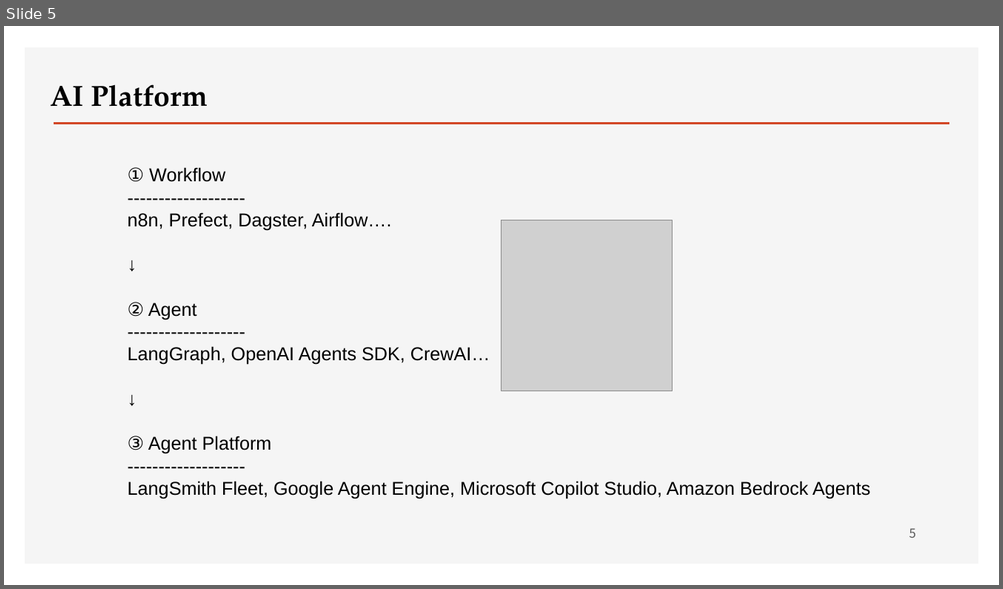
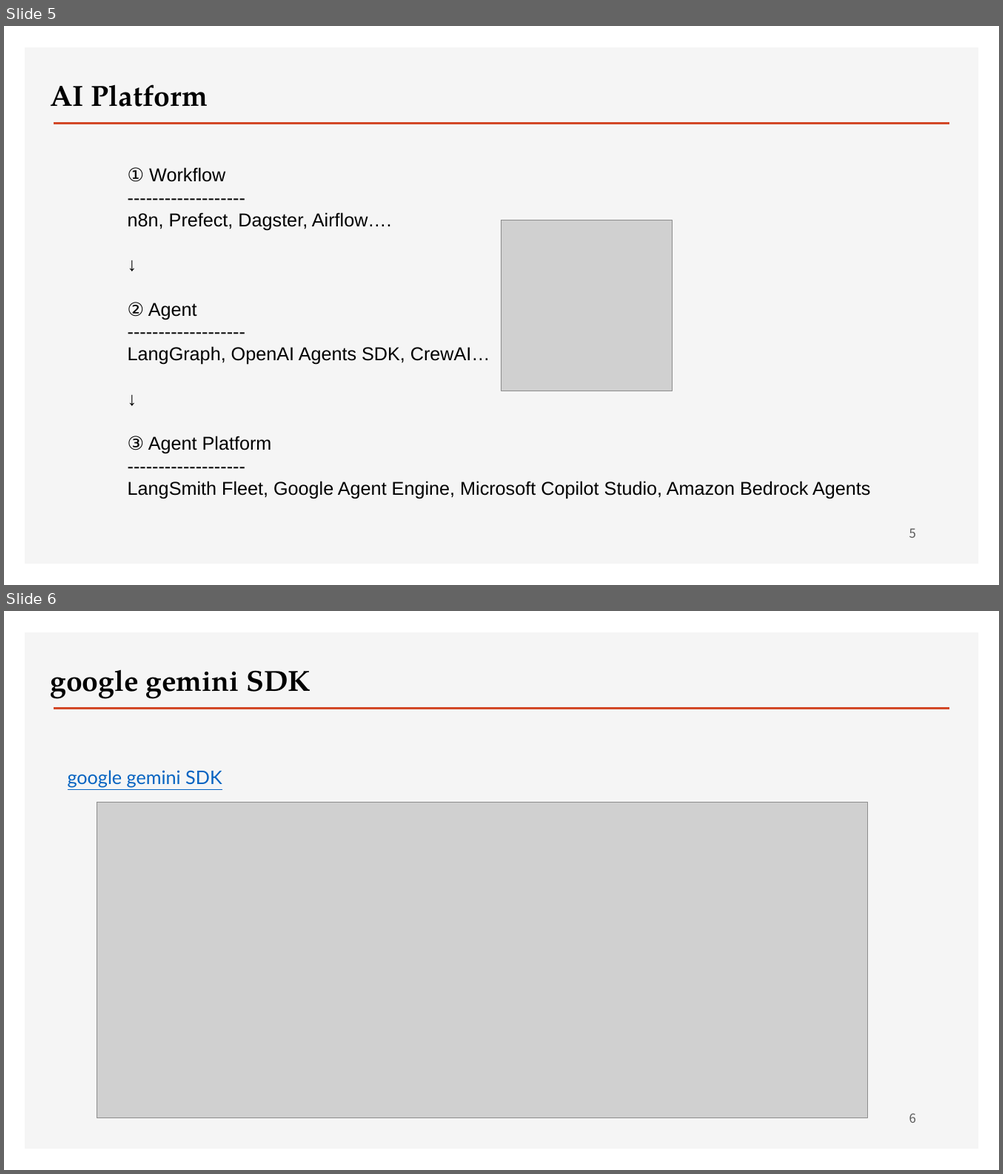
Before and after one commit to ancestor9/2026_Fall_Workflow-with-AI-Agent, a slide deck: 01_Workflow with AI Agent.pptx. Shown one above the other, each under a label of ours: slide 5 before the commit, slides 5 and 6 after it. The pictures are 1003x589 and 1003x1174 pixels, drawn with LibreOffice and Linux fonts; fonts in the diff are those of the drawing; grey boxes stand for pictures; background and template pictures are left out. Boxes give left, top, right and bottom in pixels: in the first picture for what was removed or moved away, otherwise in the second. Text is boxed around its words. In the diff, an @@ line names an element or a change of style, - is before the commit and + after.

```diff
--- a/01_Workflow with AI Agent.pptx
+++ b/01_Workflow with AI Agent.pptx
@@ slide 6 added at [4,611,999,1170], background #FFFFFF; not listed: 2 template elements that a slide beside it also shows @@
@@ text added at [50,669,310,699], 28 pt, text #000000, bold @@
+google gemini SDK
@@ text added at [68,770,222,788], 18 pt, text #0563C1, underline @@
+google gemini SDK
@@ picture added at [97,803,868,1119] @@
@@ page number added at [909,1113,916,1123], 12 pt, text #595959 @@
+6
```
